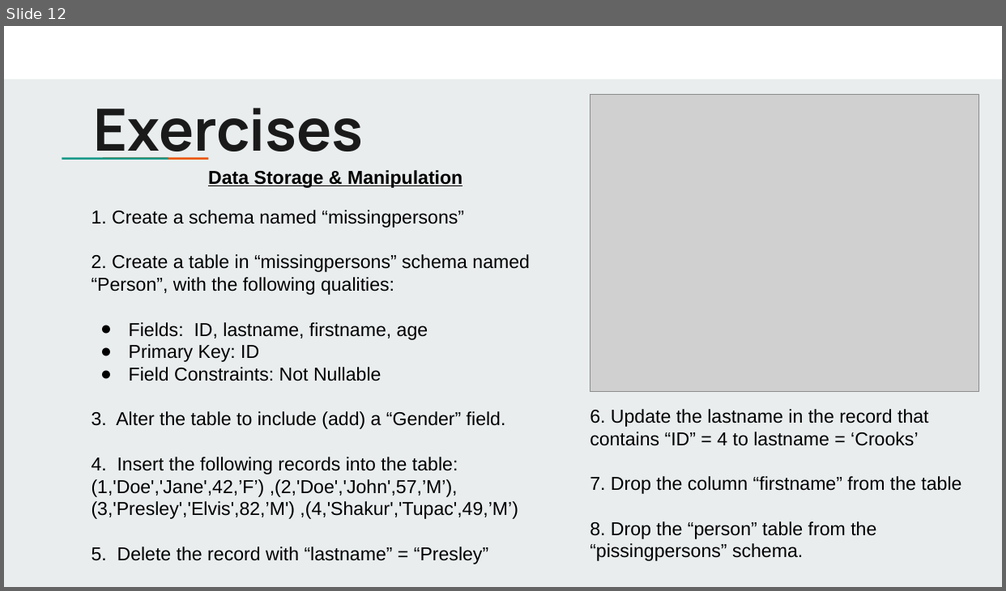
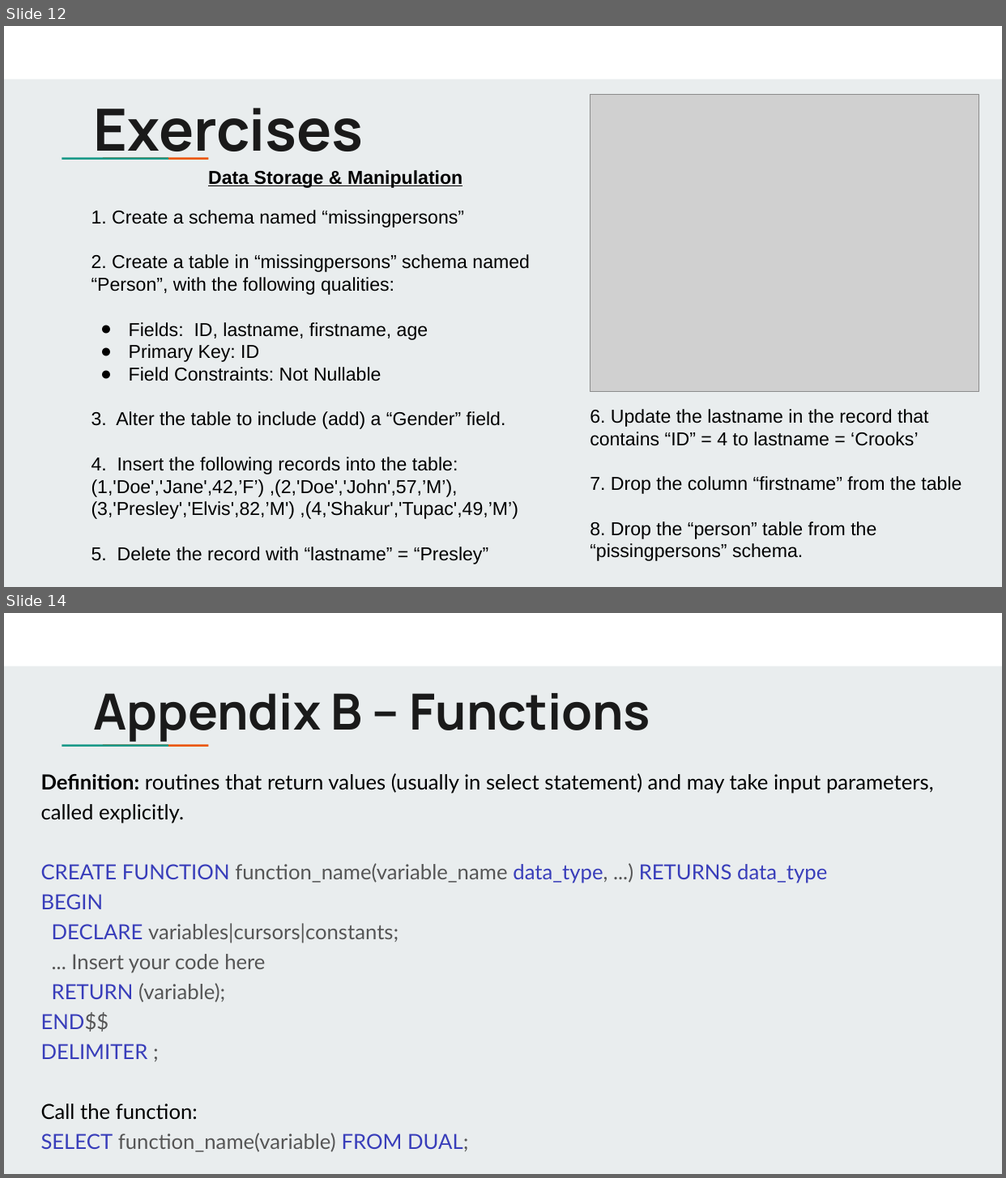
Before and after one commit to jbergmann56/OSDA-DataManipulationAndManagement, a slide deck: Lectures/(3) Extracting & Storing Data.pptx. Shown one above the other, each under a label of ours: slide 12 before the commit, slides 12 and 14 after it; the slides between them are not shown. The pictures are 1006x591 and 1006x1178 pixels, drawn with LibreOffice and Linux fonts; fonts in the diff are those of the drawing; grey boxes stand for pictures. Boxes give left, top, right and bottom in pixels: in the first picture for what was removed or moved away, otherwise in the second. Text is boxed around its words. In the diff, an @@ line names an element or a change of style, - is before the commit and + after.

```diff
--- a/Lectures/(3) Extracting & Storing Data.pptx
+++ b/Lectures/(3) Extracting & Storing Data.pptx
@@ slide 14 added at <box>4,613,1002,1174</box>, background #E9EDEE; not listed: 3 template elements that a slide beside it also shows @@
@@ title added at <box>94,693,650,742</box>, 48 pt, text #1A1A1A, bold @@
+Appendix B – Functions
@@ text added at <box>41,773,934,1152</box>, 20 pt, text #000000 @@
+Definition: routines that return values (usually in select statement) and may take input parameters, called explicitly.
+CREATE FUNCTION function_name(variable_name data_type, ...) RETURNS data_type
+BEGIN
+DECLARE variables|cursors|constants;
+... Insert your code here
+RETURN (variable);
+END$$
+DELIMITER ;
+Call the function:
+SELECT function_name(variable) FROM DUAL;
```
Also in this commit, not shown: 2 slides changed, 1 other slide added, 12 other files.
